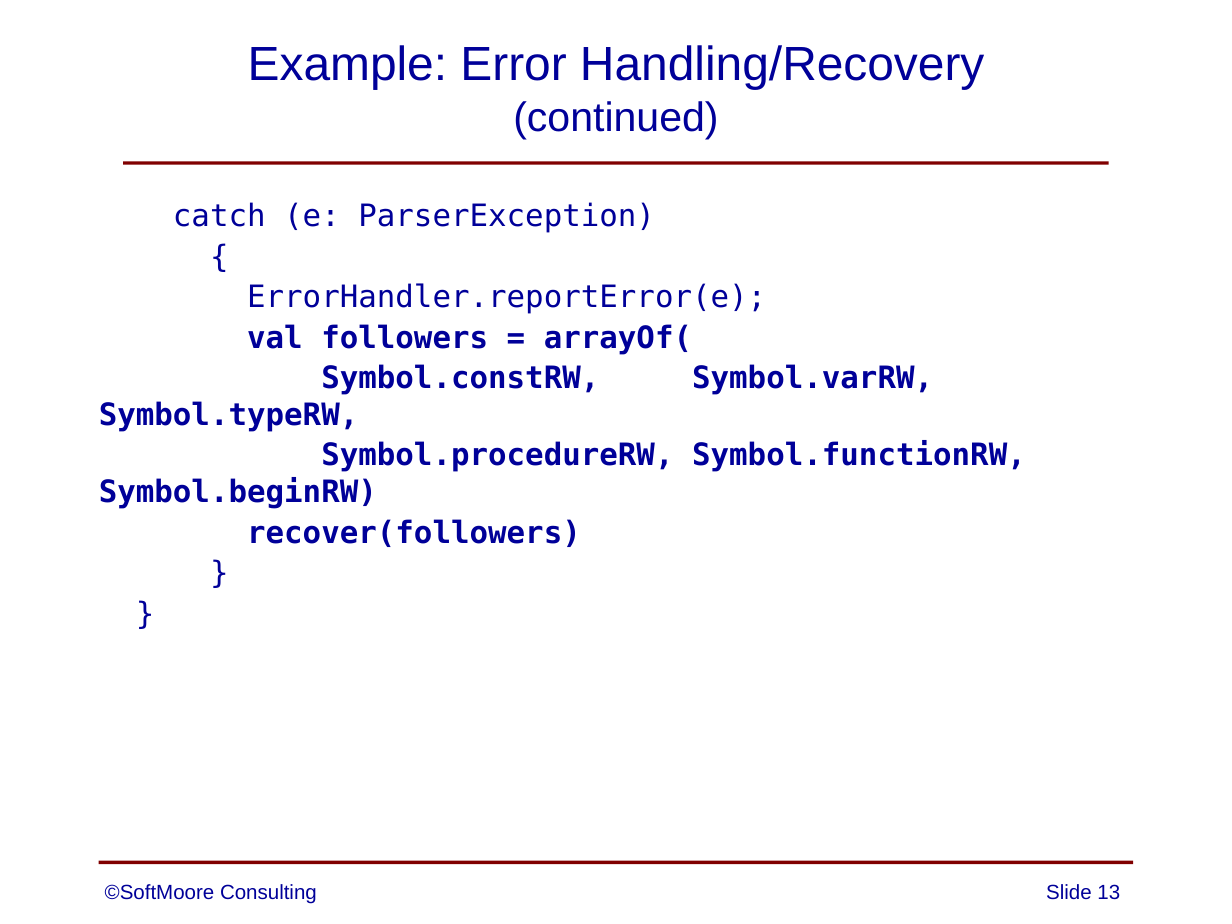
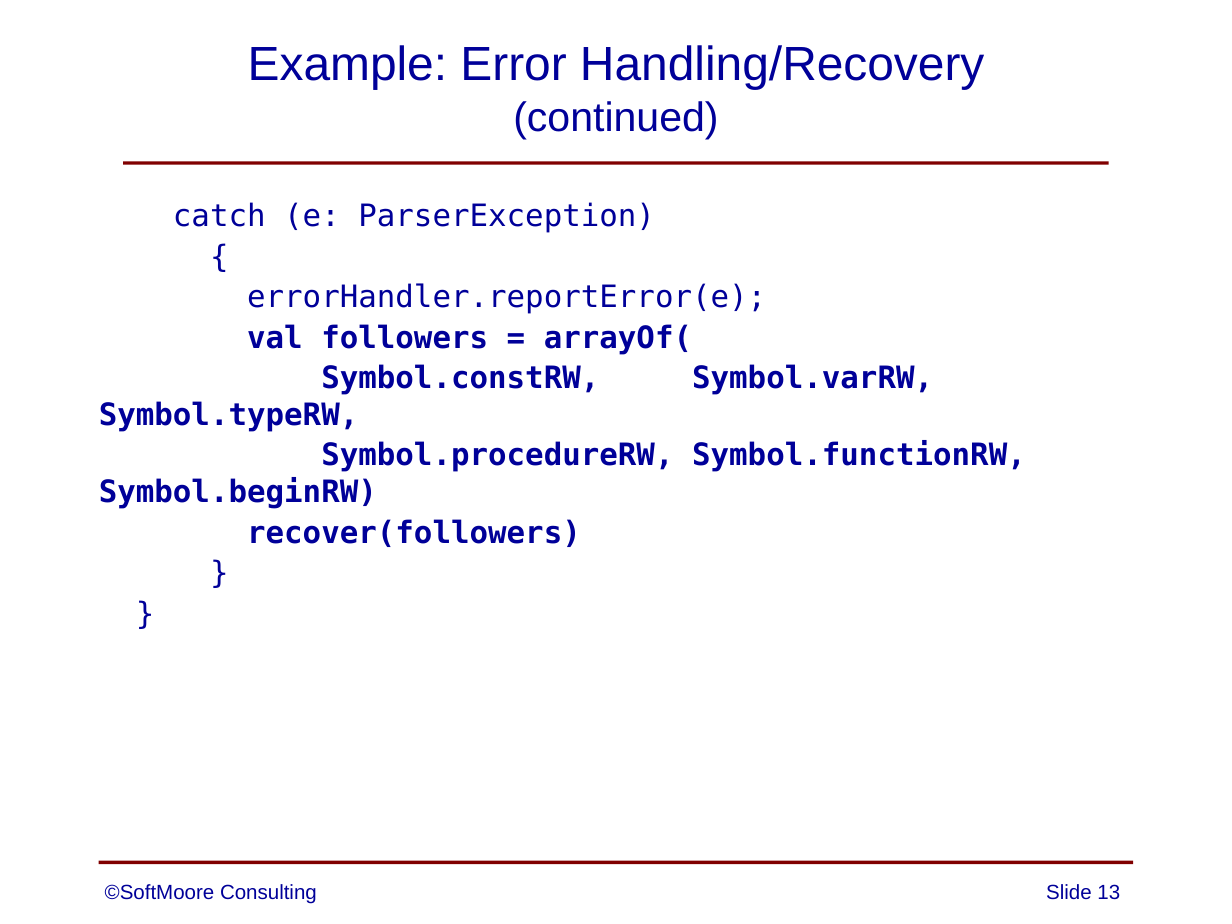
Before and after one commit to SoftMoore/CPRL-Kt, a slide deck: slide 13 of PowerPoint/07 - Error Handling.pptx. Drawn at 1232x924 pixels with LibreOffice and Linux fonts; fonts in the diff are those of the drawing. Boxes give left, top, right and bottom in pixels: in the first picture for what was removed or moved away, otherwise in the second. Text is boxed around its words. In the diff, an @@ line names an element or a change of style, - is before the commit and + after.

```diff
--- a/PowerPoint/07 - Error Handling.pptx
+++ b/PowerPoint/07 - Error Handling.pptx
@@ text at (x1=247, y1=283, x2=766, y2=314): text changed @@
-ErrorHandler.reportError(e);
+errorHandler.reportError(e);
```
Also in this commit, not shown: 5 other slides changed, 3 other files.
